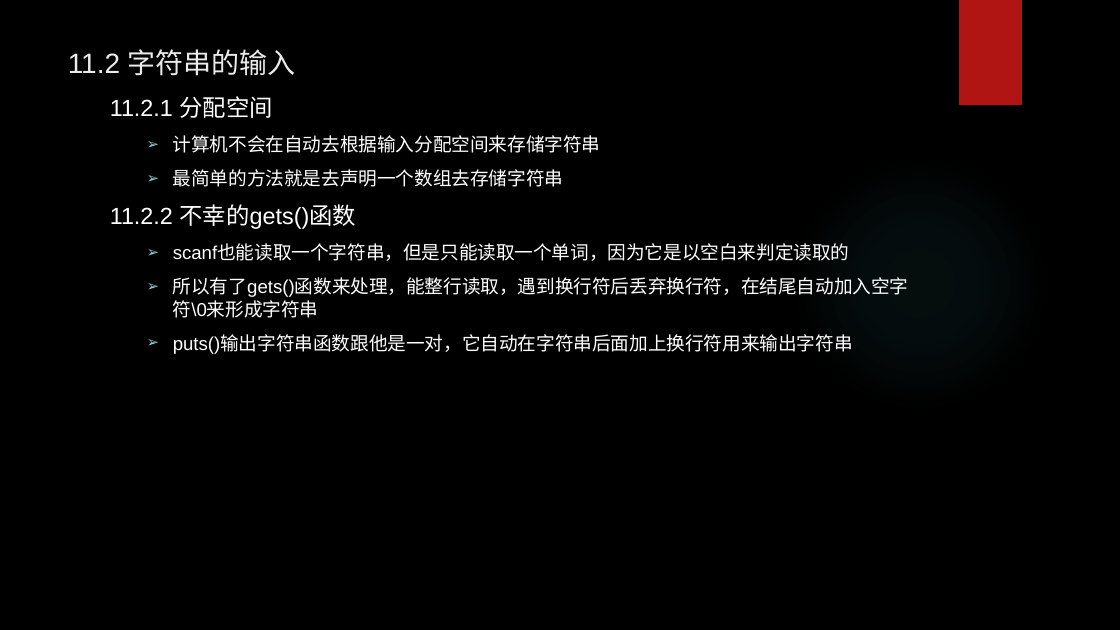
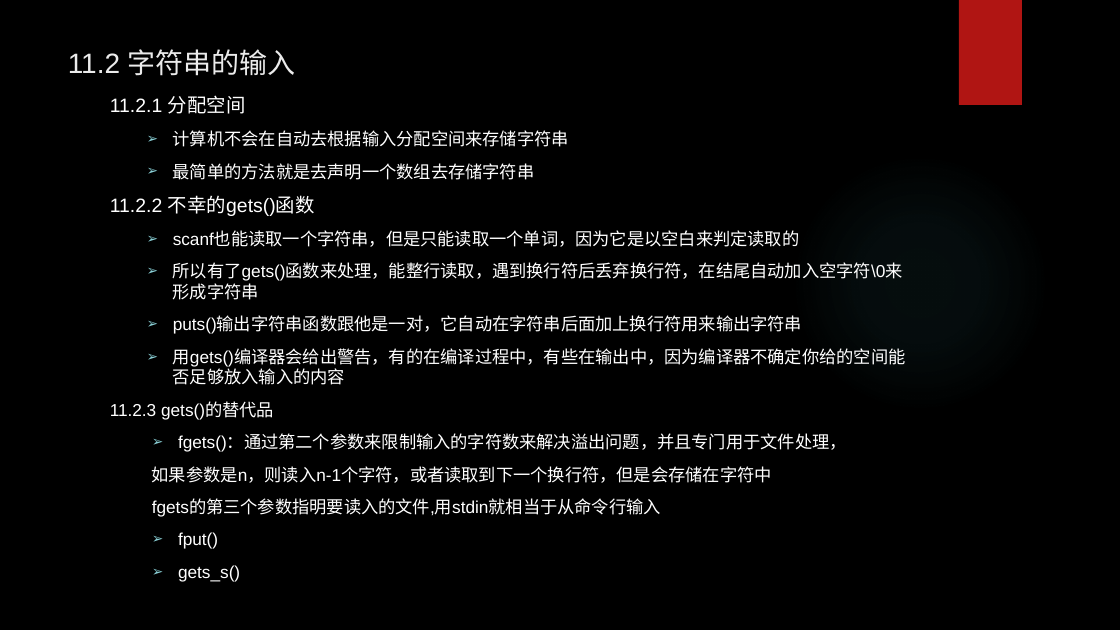
Before and after one commit to tsyin/c_ppt-code, a slide deck: slide 4 of 11字符串和字符串函数.pptx. Drawn at 1120x630 pixels with LibreOffice and Linux fonts; fonts in the diff are those of the drawing; background and template pictures are left out. Boxes give left, top, right and bottom in pixels: in the first picture for what was removed or moved away, otherwise in the second. Text is boxed around its words. In the diff, an @@ line names an element or a change of style, - is before the commit and + after.

Commit message:
sss

```diff
--- a/11字符串和字符串函数.pptx
+++ b/11字符串和字符串函数.pptx
@@ text at (110, 95, 903, 334): size 20 to 16.6 pt in "11.2.1 分配空间", "11.2.2 不幸的gets()函数"; size 16 to 14.8 pt in "计算机不会在自动去根据输入分配空间来存储字符串", "最简单的方法就是去声明一个数组去存储字符串", "scanf也能读取一个字符串，但是只能读取一个单词，因为它是以空白来判定读取的", "所以有了gets()函数来处理，能整行读取，遇到换行符后丢弃换行符，在结尾自动加入空字符\0来形成字符串" and 1 more places @@
@@ text at (110, 348, 906, 582): paragraphs added @@
+  ➢ 用gets()编译器会给出警告，有的在编译过程中，有些在输出中，因为编译器不确定你给的空间能否足够放入输入的内容
+11.2.3 gets()的替代品
+  ➢ fgets()：通过第二个参数来限制输入的字符数来解决溢出问题，并且专门用于文件处理，
+  如果参数是n，则读入n-1个字符，或者读取到下一个换行符，但是会存储在字符中
+  fgets的第三个参数指明要读入的文件,用stdin就相当于从命令行输入
+  ➢ fput()
+  ➢ gets_s()
```
